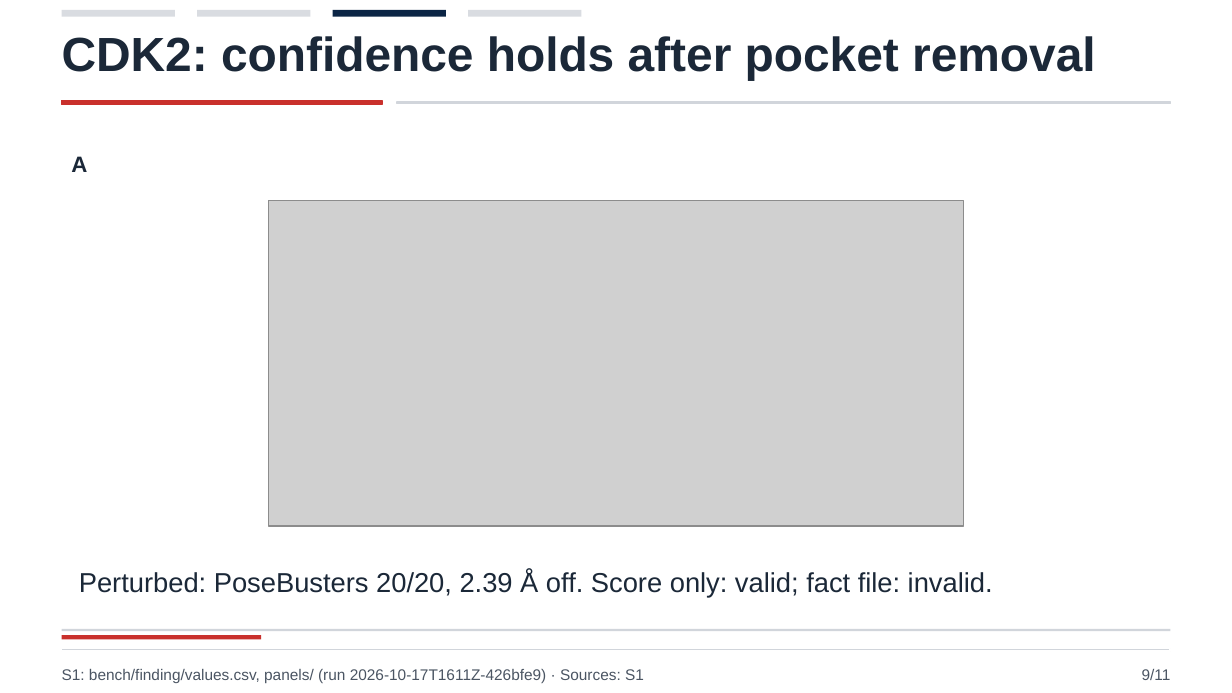
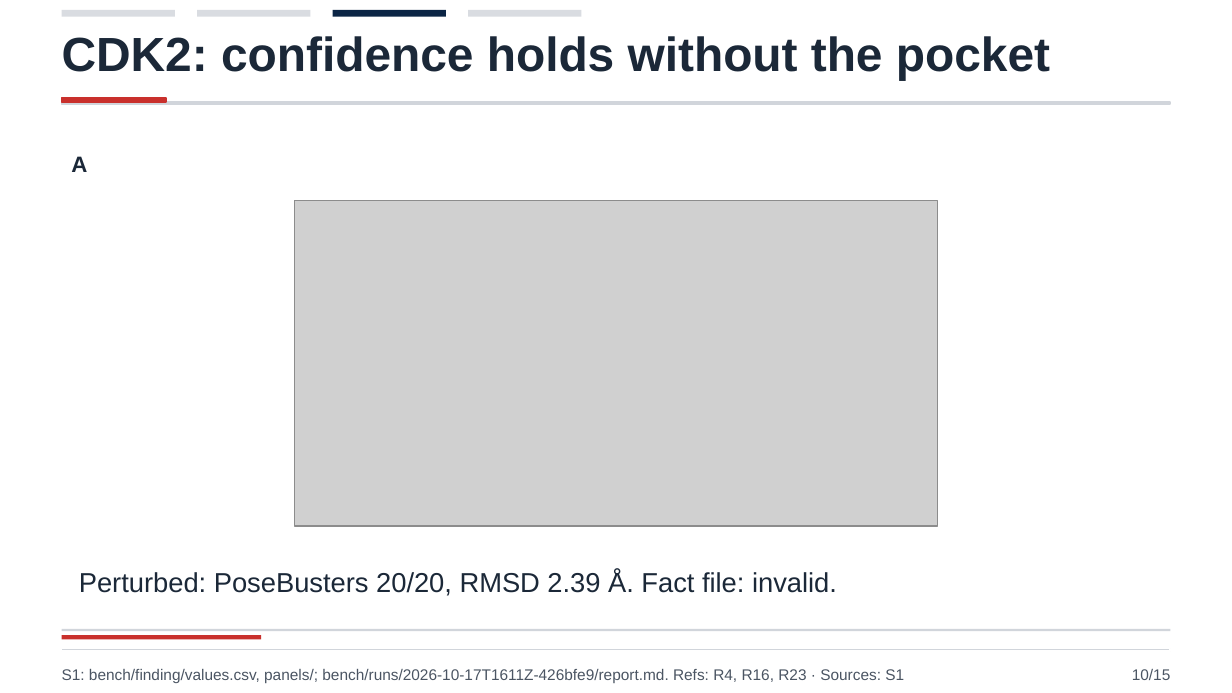
Before and after one commit to persistentepiphany/harness-hackathon, a slide deck: slide 10 of media/deck/dock-harness.pptx (slide 9 before the commit). Drawn at 1232x693 pixels with LibreOffice and Linux fonts; fonts in the diff are those of the drawing; grey boxes stand for pictures. Boxes give left, top, right and bottom in pixels: in the first picture for what was removed or moved away, otherwise in the second. Text is boxed around its words. In the diff, an @@ line names an element or a change of style, - is before the commit and + after.

Commit message:
deck: twelve-pose slide, models slide, verified references and figure sources

```diff
--- a/media/deck/dock-harness.pptx
+++ b/media/deck/dock-harness.pptx
@@ text at [62,36,1050,80]: text changed @@
-CDK2: confidence holds after pocket removal
+CDK2: confidence holds without the pocket
@@ rectangle: place and size @@
-rectangle at [397,102,1170,103]
+rectangle at [62,102,1170,105]
@@ rectangle: place and size @@
-rectangle at [62,101,382,105]
+rectangle at [62,97,166,102]
@@ picture: place and size @@
-picture at [269,201,963,526]
+picture at [294,201,938,526]
@@ text at [79,571,837,596]: text changed @@
-Perturbed: PoseBusters 20/20, 2.39 Å off. Score only: valid; fact file: invalid.
+Perturbed: PoseBusters 20/20, RMSD 2.39 Å. Fact file: invalid.
@@ text at [62,669,904,683]: text changed @@
-S1: bench/finding/values.csv, panels/ (run 2026-10-17T1611Z-426bfe9) · Sources: S1
+S1: bench/finding/values.csv, panels/; bench/runs/2026-10-17T1611Z-426bfe9/report.md. Refs: R4, R16, R23 · Sources: S1
@@ text at [1132,669,1171,680]: text changed @@
-9/11
+10/15
```
Also in this commit, not shown: 8 other slides changed, 6 slides added, 2 slides removed, 24 other files.
